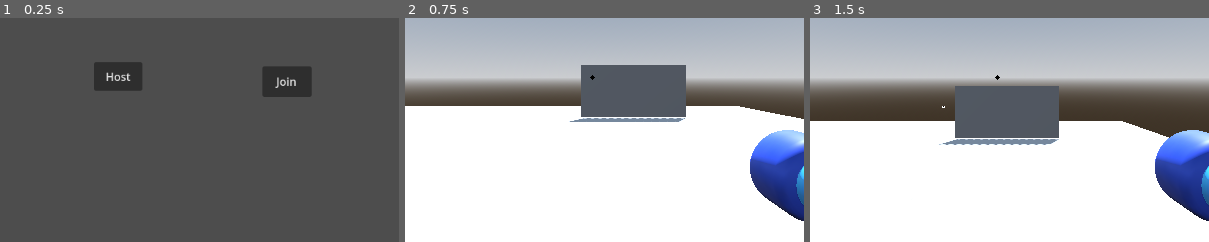
Above: before the commit, frames 1-3 (left to right).
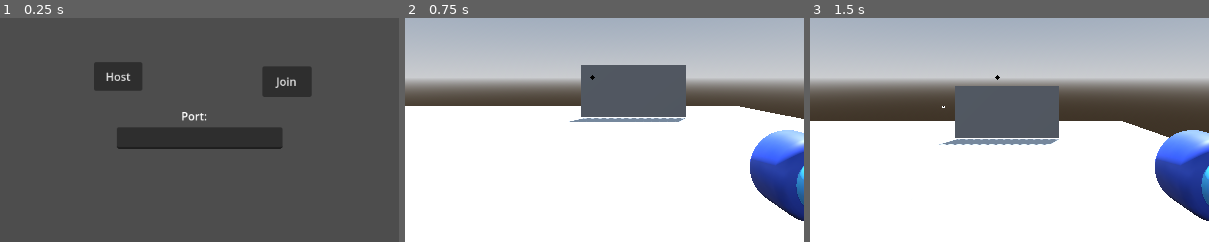
Above: after the commit, the same moments.

Repository: SoanGlengan/3dgame
Game: Godot game, scene res://game.tscn
The game is run twice, just before and just after one commit, with the same random seed, the same clock (stepped at 60 frames per second) and the same inputs.
Inputs (mouse positions are % of the whole screen's width and height, from its top left):
- Up to frame 1 (0.25 s): no input
- Up to frame 2 (0.75 s): click "Host" at 0.5 s
- Up to frame 3 (1.5 s): tap Enter (ui_accept) at 1.25 s; move the mouse to (72, 45) at 1.27 s; press the mouse at (72, 45) at 1.28 s; hold D (right) from 1.28 s (still down)
The pictures show only the part of the screen within x 27-76%, y 37-87%; the shares and areas given below are measured in that part.

The runs differ from the first frame. In frame 1, 4.0% of the frame differs, in the area x 29-71%, y 41-59%; in frame 2, nothing differs; in frame 3, nothing differs.

Commit message:
pick your own port

Diff:
--- a/game.gd
+++ b/game.gd
@@ -5,6 +5,7 @@
 @export var player_scene : PackedScene
 
 func _on_host_pressed():
+	port = $CanvasLayer/Port.text.to_int()
 	peer.create_server(port)
 	multiplayer.multiplayer_peer = peer
 	multiplayer.peer_connected.connect(add_player)
@@ -12,7 +13,8 @@
 	$CanvasLayer.hide()
 
 func _on_join_pressed():
-	peer.create_client("10.176.47.18",port)
+	port = $CanvasLayer/Port.text.to_int()
+	peer.create_client("127.0.0.1",port)
 	multiplayer.multiplayer_peer = peer
 	$CanvasLayer.hide()
 
--- a/game.tscn
+++ b/game.tscn
@@ -94,10 +94,23 @@
 offset_bottom = 352.0
 text = "Join"
 
+[node name="Port" type="LineEdit" parent="CanvasLayer" unique_id=627202677]
+offset_left = 474.0
+offset_top = 396.0
+offset_right = 713.0
+offset_bottom = 427.0
+
+[node name="Label" type="Label" parent="CanvasLayer" unique_id=1677539902]
+offset_left = 567.0
+offset_top = 368.0
+offset_right = 607.0
+offset_bottom = 391.0
+text = "Port:"
+
 [node name="MultiplayerSpawner" type="MultiplayerSpawner" parent="." unique_id=301305071]
 _spawnable_scenes = PackedStringArray("uid://b0gwny3ohfud8")
 spawn_path = NodePath("..")
-spawn_limit = 2
+spawn_limit = 4
 
 [node name="DirectionalLight3D" type="DirectionalLight3D" parent="." unique_id=1971653672]
 transform = Transform3D(-0.8660254, -0.43301278, 0.25, 0, 0.49999997, 0.86602545, -0.50000006, 0.75, -0.43301266, 0, 0, 0)
